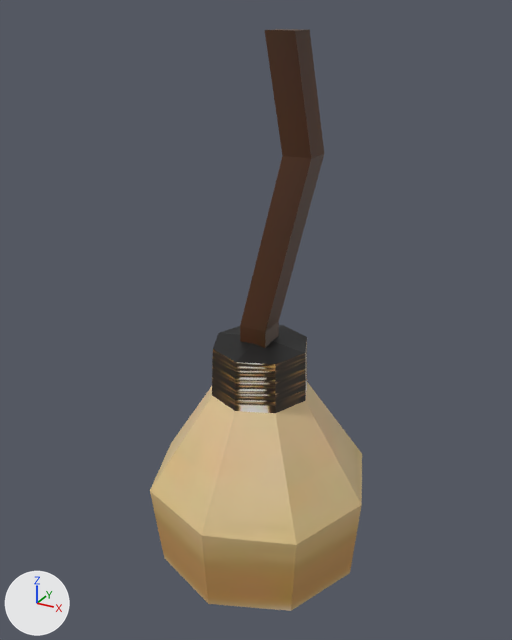
The FBX model Assets/03_Models/LightBulb.fbx: old version first, new version second.
Before and after are seen from a camera (50 mm lens) standing at (-11.638, -0.83, 4.91) and looking at (-12.099, 0.009, 4.491). The axes (+X, +Y, +Z) are drawn at lower left. The lights are the same throughout. Where no turn or scale is listed for an object, it has been applied to the vertices.

Names of what the first picture shows: 'roof_light'.
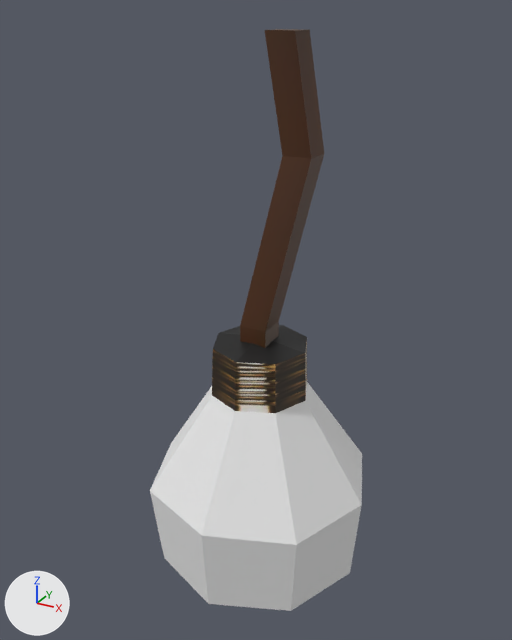
Boxes (x1, y1, x2, y2) around the edits, measured in the pictures (512 x 640 px):
part 1 of me_cube_024, recoloured (beige to white): (150, 382, 362, 611) in both

The edits, one by one:
Material 'm_Bulb' (mat_m_bulb) is new.
Its base color is (0.8, 0.8, 0.8) (white #e7e7e7).
Its roughness is 1.0.
me_cube_024 has 58 vertices, 54 faces and spans x -0.17..0.174, y -0.172..0.172, z -0.436..0.416.
me_cube_024 is used by ob_roof_light; location (-12.088, 0.0, 4.47).
me_cube_024 part 1: all 28 faces centred in x -0.141..0.145, y -0.143..0.143, z -0.42..-0.162 switch from mat_m_lightbulb (picture img_t_lightbulb_png) to mat_m_bulb (white #e7e7e7).
